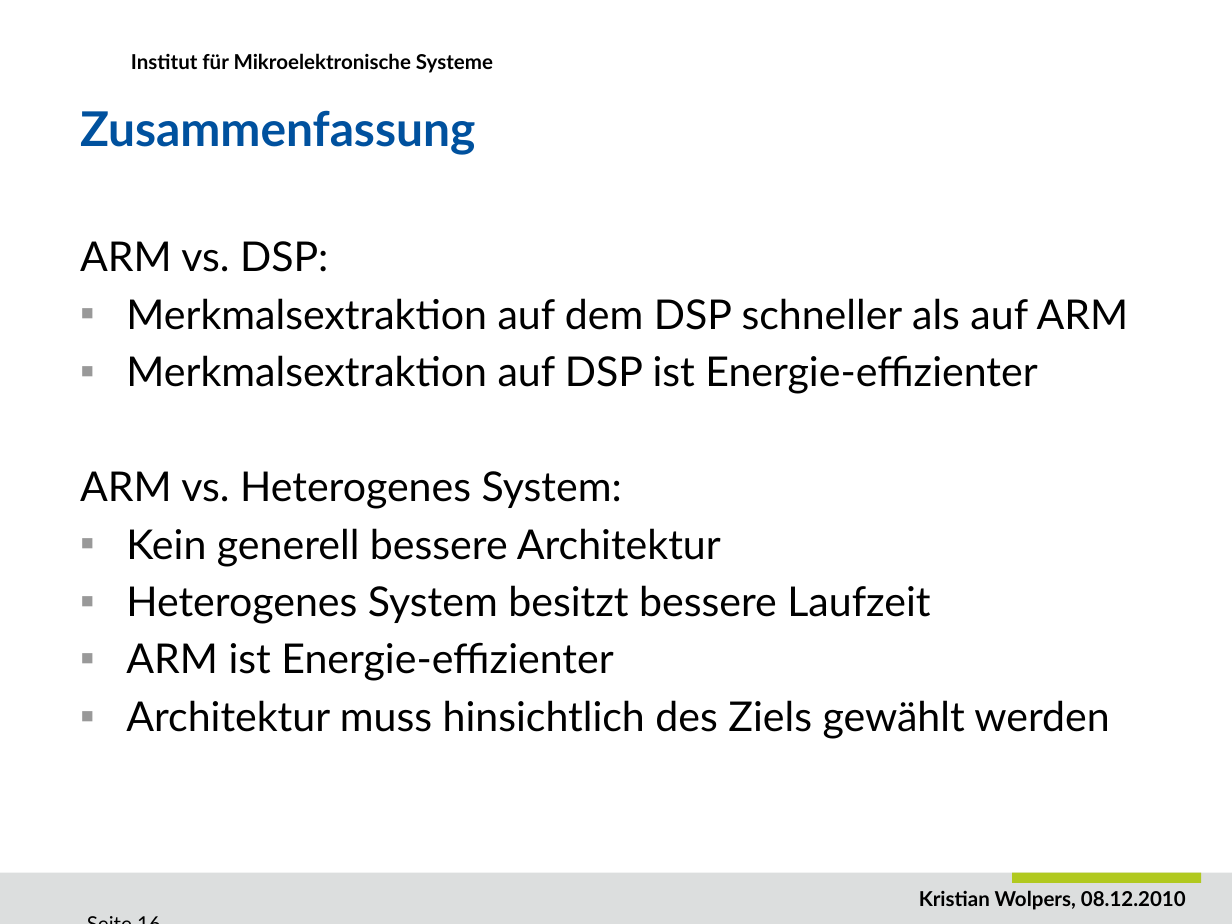
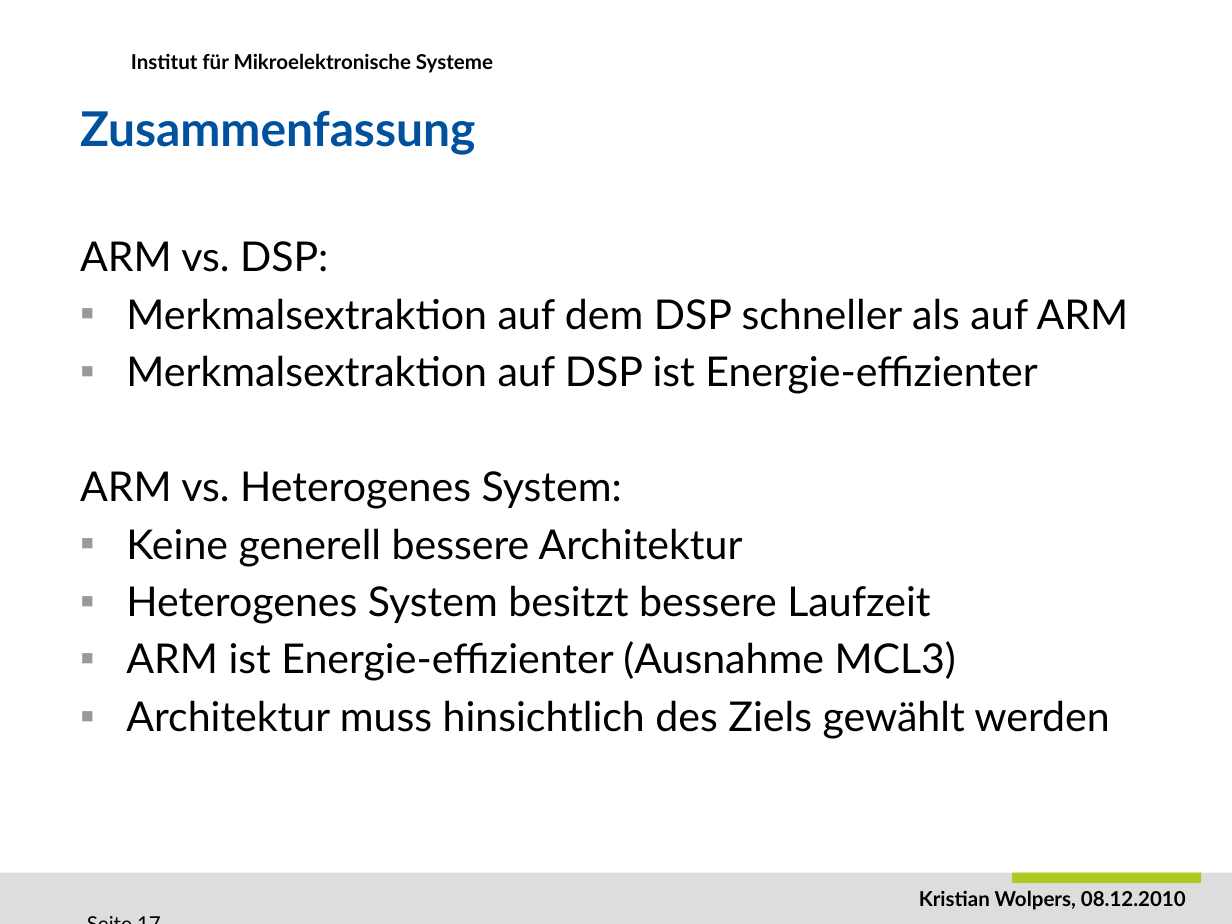
Before and after one commit to DuncanSin/Masterarbeit, a slide deck: slide 17 of Speech/Praesentation1.pptx (slide 16 before the commit). Drawn at 1232x924 pixels with LibreOffice and Linux fonts; fonts in the diff are those of the drawing; background and template pictures are left out. Boxes give left, top, right and bottom in pixels: in the first picture for what was removed or moved away, otherwise in the second. Text is boxed around its words. In the diff, an @@ line names an element or a change of style, - is before the commit and + after.

```diff
--- a/Speech/Praesentation1.pptx
+++ b/Speech/Praesentation1.pptx
@@ text at (126,528,743,566): text changed @@
-▪ Kein generell bessere Architektur
+▪ Keine generell bessere Architektur
@@ text at (126,641,956,681): text changed @@
-▪ ARM ist Energie-effizienter
+▪ ARM ist Energie-effizienter (Ausnahme MCL3)
```
Also in this commit, not shown: 11 other slides changed, 2 slides added, 1 slide removed, 2 other files.
